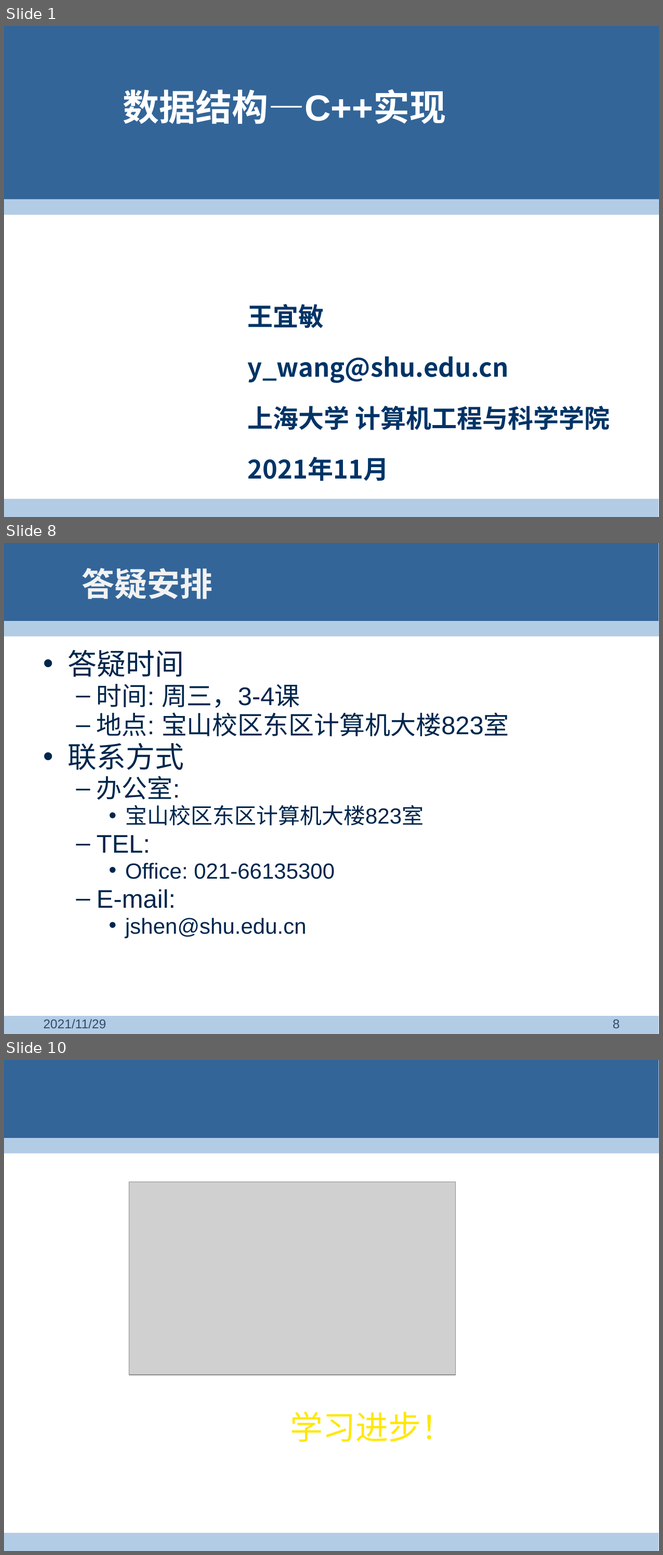
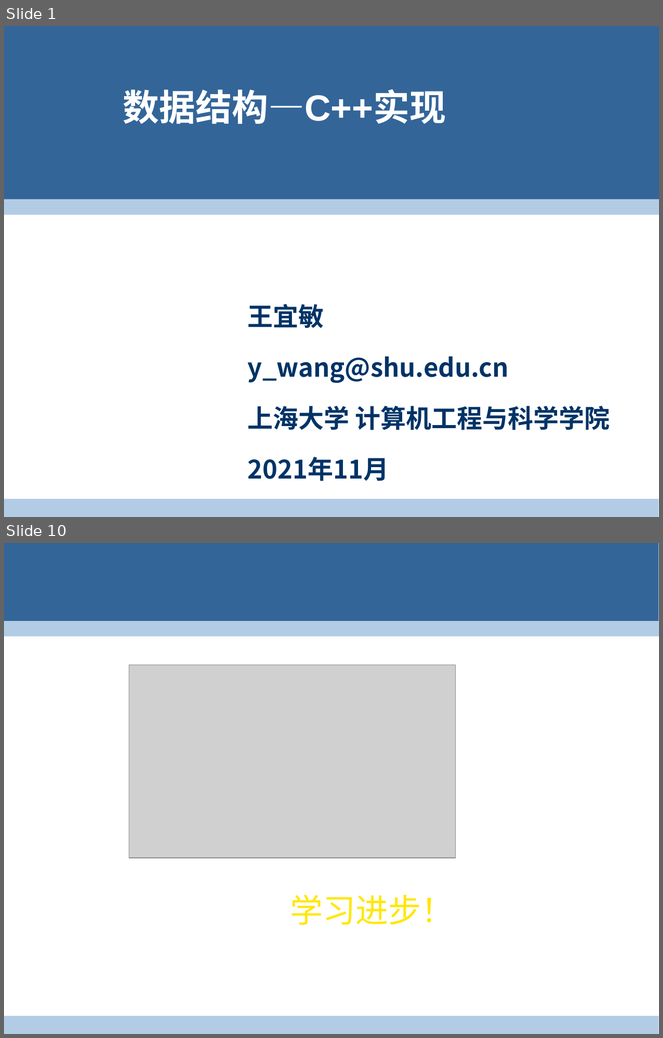
Before and after one commit to 2manifold/2manifold.github.io, a slide deck: lecture/0.pptx. Shown one above the other, each under a label of ours: slides 1, 8 and 10 before the commit, slides 1 and 10 after it; the slides between them are not shown. The pictures are 663x1555 and 663x1038 pixels, drawn with LibreOffice and Linux fonts; fonts in the diff are those of the drawing; grey boxes stand for pictures; background and template pictures are left out. Boxes give left, top, right and bottom in pixels: in the first picture for what was removed or moved away, otherwise in the second. Text is boxed around its words. In the diff, an @@ line names an element or a change of style, - is before the commit and + after.

```diff
--- a/lecture/0.pptx
+++ b/lecture/0.pptx
@@ slide 8 removed at (4, 543, 659, 1034), background #FFFFFF; not listed: 3 template elements that a slide beside it also shows @@
@@ title removed at (82, 568, 213, 599) @@
-答疑安排
@@ text removed at (68, 650, 509, 938) @@
-• 答疑时间
-  – 时间: 周三，3-4课
-  – 地点: 宝山校区东区计算机大楼823室
-• 联系方式
-  – 办公室:
-    • 宝山校区东区计算机大楼823室
-  – TEL:
-    • Office: 021-66135300
-  – E-mail:
-    • jshen@shu.edu.cn
@@ text removed at (44, 1019, 106, 1029) @@
-2021/11/29
@@ page number removed at (613, 1020, 620, 1029) @@
-8
```
Also in this commit, not shown: 5 slides changed, 3 slides added, 2 other slides removed, 2 other files.
